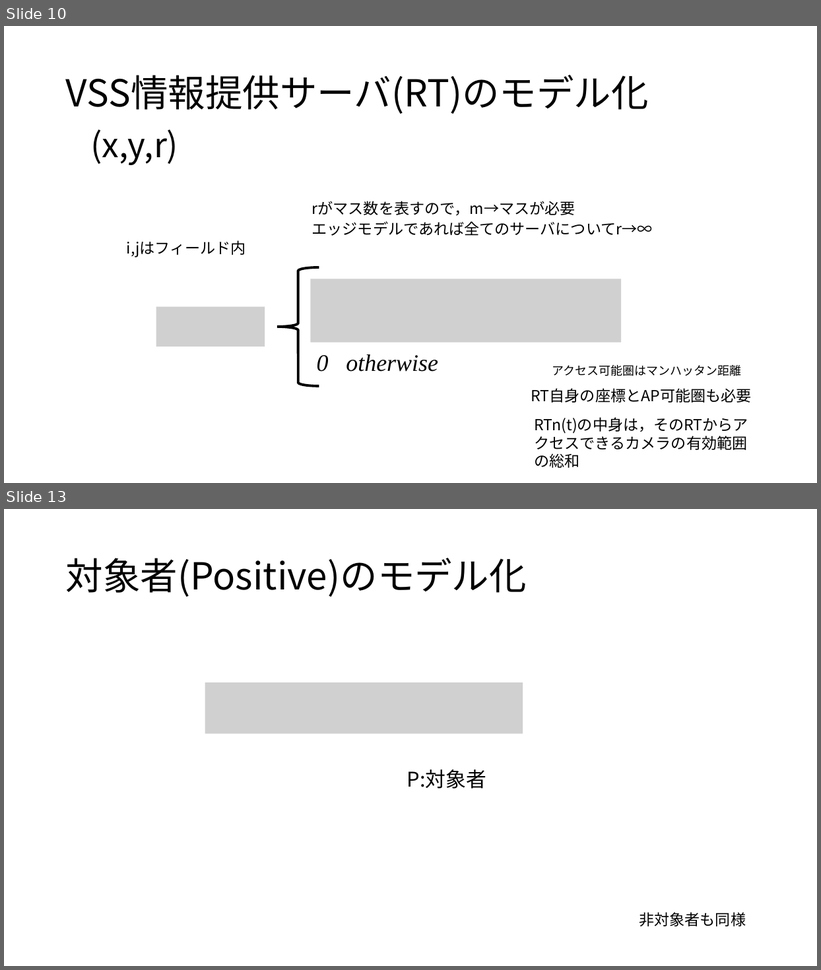
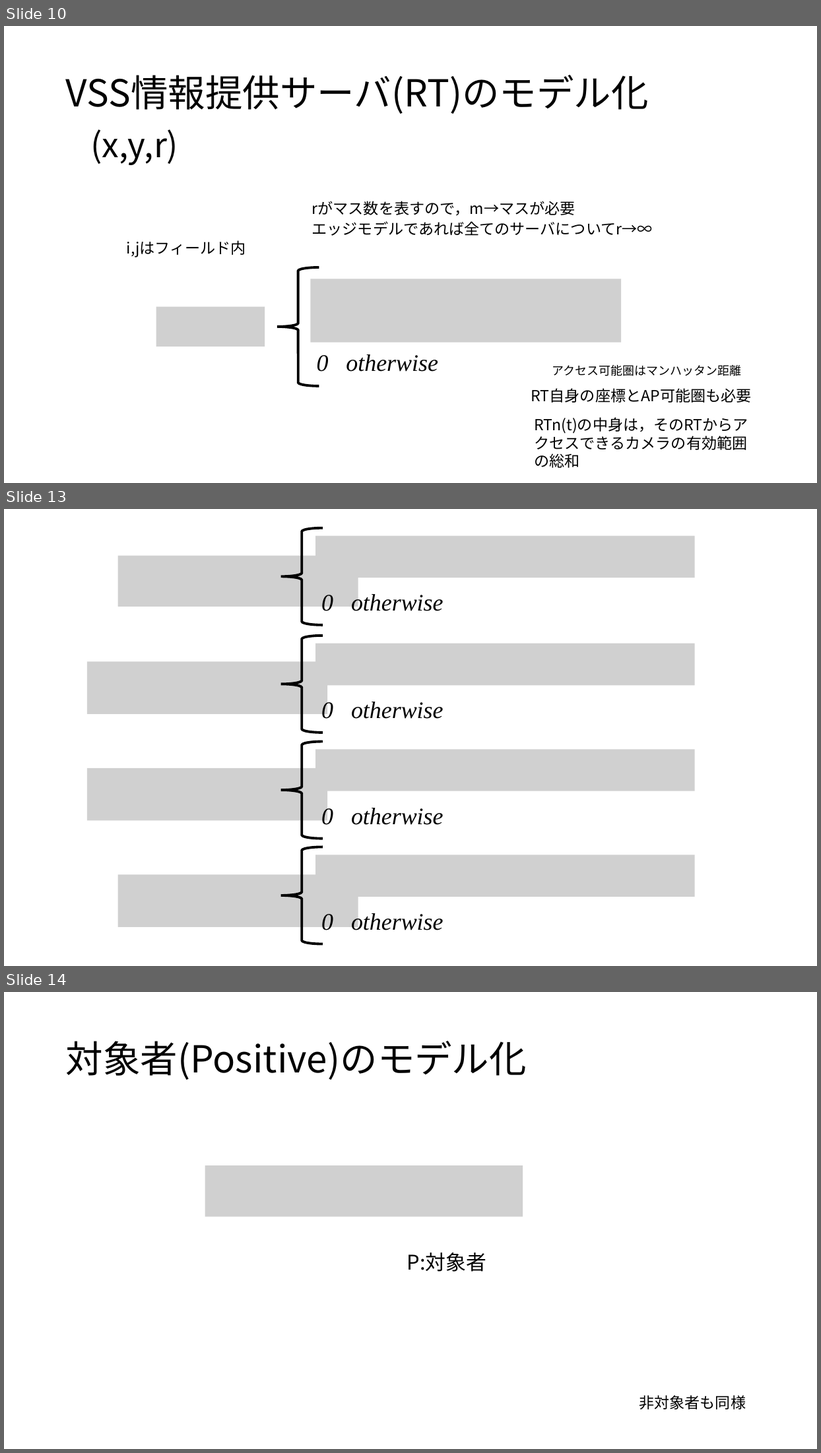
Before and after one commit to ao-megane/LplcSimulator, a slide deck: LplcSimulator/LplcSimulator/卒論/数理モデルv5.pptx. Shown one above the other, each under a label of ours: slides 10 and 13 before the commit, slides 10, 13 and 14 after it; the slides between them are not shown. The pictures are 821x970 and 821x1453 pixels, drawn with LibreOffice and Linux fonts; fonts in the diff are those of the drawing; grey boxes stand for pictures. Boxes give left, top, right and bottom in pixels: in the first picture for what was removed or moved away, otherwise in the second. Text is boxed around its words. In the diff, an @@ line names an element or a change of style, - is before the commit and + after.

```diff
--- a/LplcSimulator/LplcSimulator/卒論/数理モデルv5.pptx
+++ b/LplcSimulator/LplcSimulator/卒論/数理モデルv5.pptx
@@ slide 13 added at (x1=4, y1=509, x2=817, y2=966), background #FFFFFF @@
@@ group added at (x1=118, y1=528, x2=695, y2=625): 2 pictures, 1 left brace, 1 text @@
+0 otherwise
@@ group added at (x1=87, y1=636, x2=695, y2=733): 2 pictures, 1 left brace, 1 text @@
+0 otherwise
@@ group added at (x1=87, y1=742, x2=695, y2=839): 2 pictures, 1 left brace, 1 text @@
+0 otherwise
@@ group added at (x1=118, y1=848, x2=695, y2=945): 2 pictures, 1 left brace, 1 text @@
+0 otherwise
@@ what was slide 13 is now slide 14 @@
```
Also in this commit, not shown: 1 slide changed, 5 other files.
